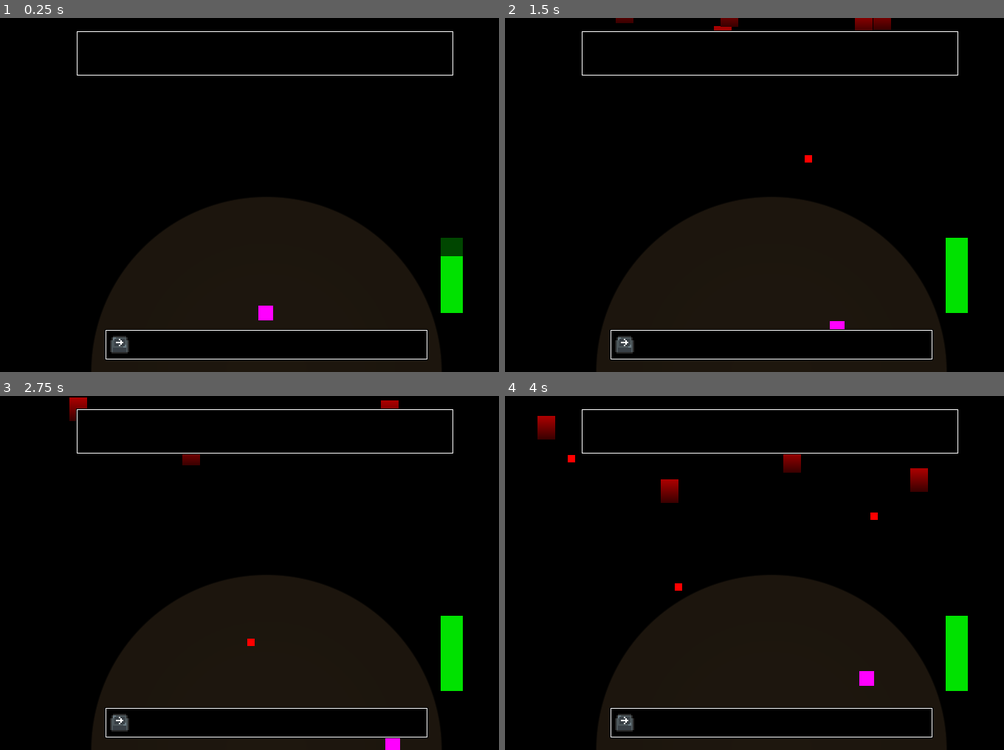
Above: before the commit, frames 1-4 (two rows, left to right).
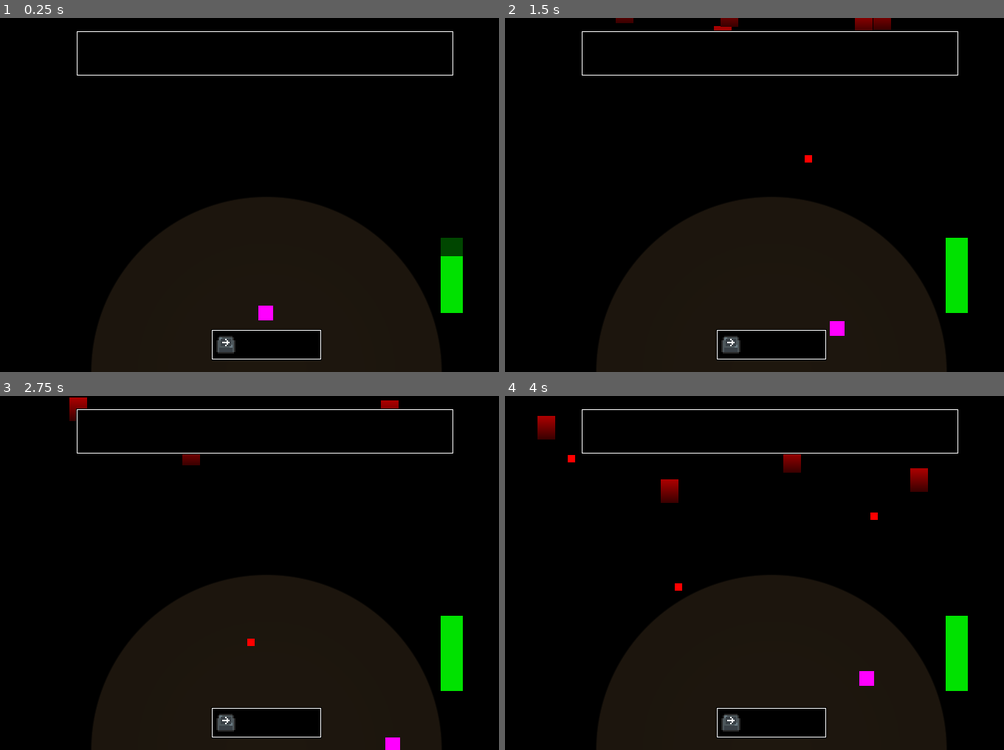
Above: after the commit, the same moments.

Repository: InRe-Dan/MiniJameGam34
Game: Godot game, scene res://Main/main.tscn
Same seed, same stepped clock (60 frames per second), same inputs: the game is played once before the commit and once after it.
Inputs:
- Up to frame 1 (0.25 s): no input
- Up to frame 2 (1.5 s): tap Enter at 0.5 s; hold D (move_right) 0.53-1.28 s; hold S (move_down) from 1.28 s (still down)
- Up to frame 3 (2.75 s): release S (move_down) at 2.03 s; hold D (move_right) from 2.03 s (still down)
- Up to frame 4 (4 s): release D (move_right) at 2.78 s; hold W (move_up) 2.78-3.53 s; hold A (move_left) from 3.53 s (still down)

The runs differ from the first frame. In frame 1, 3.9% of the frame differs, in the area x 21-86%, y 87-97%; in frame 2, 3.9%; in frame 3, 3.9%; in frame 4, 3.9%.

Commit message:
Dynamic spectator amounts

Diff:
--- a/Globals.gd
+++ b/Globals.gd
@@ -8,4 +8,4 @@
 const stage_center: Vector2 = Vector2(360, 480)
 const spectator_placement_max_attempts: int = 8
 ## Number of QTE keypresses required per character in a joke
-const joke_difficulty : float = 0.4
+const joke_difficulty : float = 0.1
--- a/Hazard/spectator.gd
+++ b/Hazard/spectator.gd
@@ -9,8 +9,6 @@
 var objective_position : Vector2
 var called_back : bool = false
 var reached_target : bool = false
-
-signal ready_to_despawn
 
 func set_new_objective() -> void:
 	# Reattempt a few times
@@ -32,7 +30,7 @@
 	if global_position.distance_squared_to(objective_position) < 100:
 		reached_target = true
 		if called_back:
-			ready_to_despawn.emit()
+			queue_free()
 		get_tree().create_timer(0.5 + randf() * 0.7).timeout.connect(set_new_objective)
 
 
@@ -62,6 +60,6 @@
 
 ## Tells the spectator to go back to the spawn zone so that he can be despawned
 ## When the spectator reaches the position, ready_to_despawn is emitted
-func call_back(target : Vector2i) -> void:
-	objective_position = target
+func call_back(target_y : float) -> void:
+	objective_position.y = target_y
 	called_back = true
--- a/Jokes/joke_resource.gd
+++ b/Jokes/joke_resource.gd
@@ -65,5 +65,4 @@
 		while keypress.letters.length() < letters_per_keypress and letters:
 			keypress.letters += letters.pop_front()
 		seq.append(keypress)
-		print(keypress.letters)
 	return seq
--- a/Main/audience_manager.gd
+++ b/Main/audience_manager.gd
@@ -2,13 +2,14 @@
 ## Handles instantiating audience members
 
 @export var spawn_y_level : Marker2D
+@export var audience_amount_tolerance : int = 6
 
 @onready var spectator_scene: PackedScene = preload("res://Hazard/spectator.tscn")
 @onready var main : Main = get_tree().get_first_node_in_group("main")
 
 ## Called when the node enters the scene tree for the first time.
 func _ready() -> void:
-	for i in range(5):
+	for i in range(calculate_target_audience_members(1.0)):
 		create_spectator()
 
 func generate_random_spawn_position() -> Vector2:
@@ -33,5 +34,39 @@
 		spectator.objective_position = Vector2(randf_range(0, 720), randf_range(0,480))
 		if spectator.objective_position.distance_squared_to(Globals.stage_center) > pow(Globals.stage_radius + Globals.audience_padding, 2.0):
 			break
+	add_child(spectator)
 
-	add_child(spectator)
+# Returns the number of audience members that should exist at this point
+func calculate_target_audience_members(satisfaction : float) -> int:
+	# Base of 5, scaling up to 50
+	return 5 + (1 - satisfaction) * 45
+
+# Count the number of children that aren't called back.
+func count_valid_children() -> int:
+	var counter : int = 0
+	for child : Spectator in get_children():
+		if !child.called_back:
+			counter += 1
+	return counter
+
+
+## Change how many audience members there are by calling some back or spawning
+func adjust_audience_members(goal : int) -> void:
+	var real_child_count = count_valid_children()
+	var decrease : bool = true if goal < real_child_count else false
+	var difference : int = abs(goal - real_child_count)
+	print("goal: ", goal)
+	if decrease:
+		var children : Array = get_children()
+		children.shuffle()
+		for i in range(difference):
+			children[i].call_back(spawn_y_level.global_position.y)
+	else:
+		for i in range(difference):
+			create_spectator()
+
+
+func _on_main_satisfaction_changed(new : float) -> void:
+	var goal : int = calculate_target_audience_members(new)
+	if abs(goal - count_valid_children()) > audience_amount_tolerance:
+		adjust_audience_members(goal)
--- a/Main/main.gd
+++ b/Main/main.gd
@@ -5,14 +5,14 @@
 @export var passive_satisfaction_increase = 0.01
 @onready var approval_rating : TextureProgressBar = %ApprovalRating
 
-signal satisfaction_changed
+signal satisfaction_changed(new : float)
 
 var satisfaction : float = 1.0:
 	set(x):
 		satisfaction = clamp(x, 0, 1)
 		if approval_rating:
 			approval_rating.target = satisfaction
-		satisfaction_changed.emit()
+		satisfaction_changed.emit(satisfaction)
 
 func _process(delta : float) -> void:
 	satisfaction += delta * passive_satisfaction_increase
--- a/Main/main.tscn
+++ b/Main/main.tscn
@@ -188,6 +188,7 @@
 position = Vector2(360, -49)
 gizmo_extents = 350.0
 
+[connection signal="satisfaction_changed" from="." to="HazardManager/Audience" method="_on_main_satisfaction_changed"]
 [connection signal="got_hit" from="Player" to="." method="_on_player_got_hit"]
 [connection signal="joke_failed" from="JokeSystem" to="." method="_on_joke_system_joke_failed"]
 [connection signal="joke_success" from="JokeSystem" to="." method="_on_joke_system_joke_success"]
